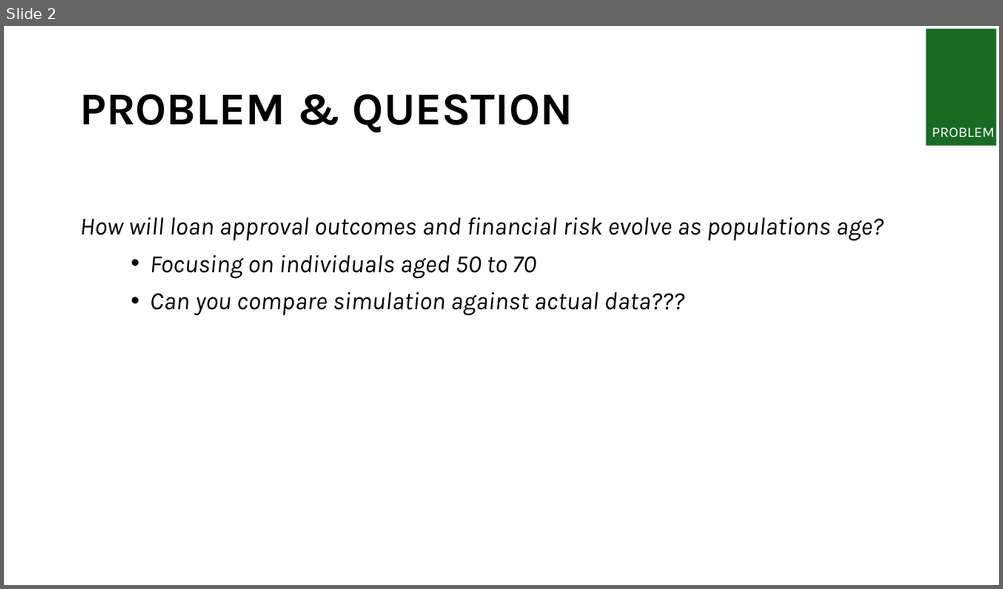
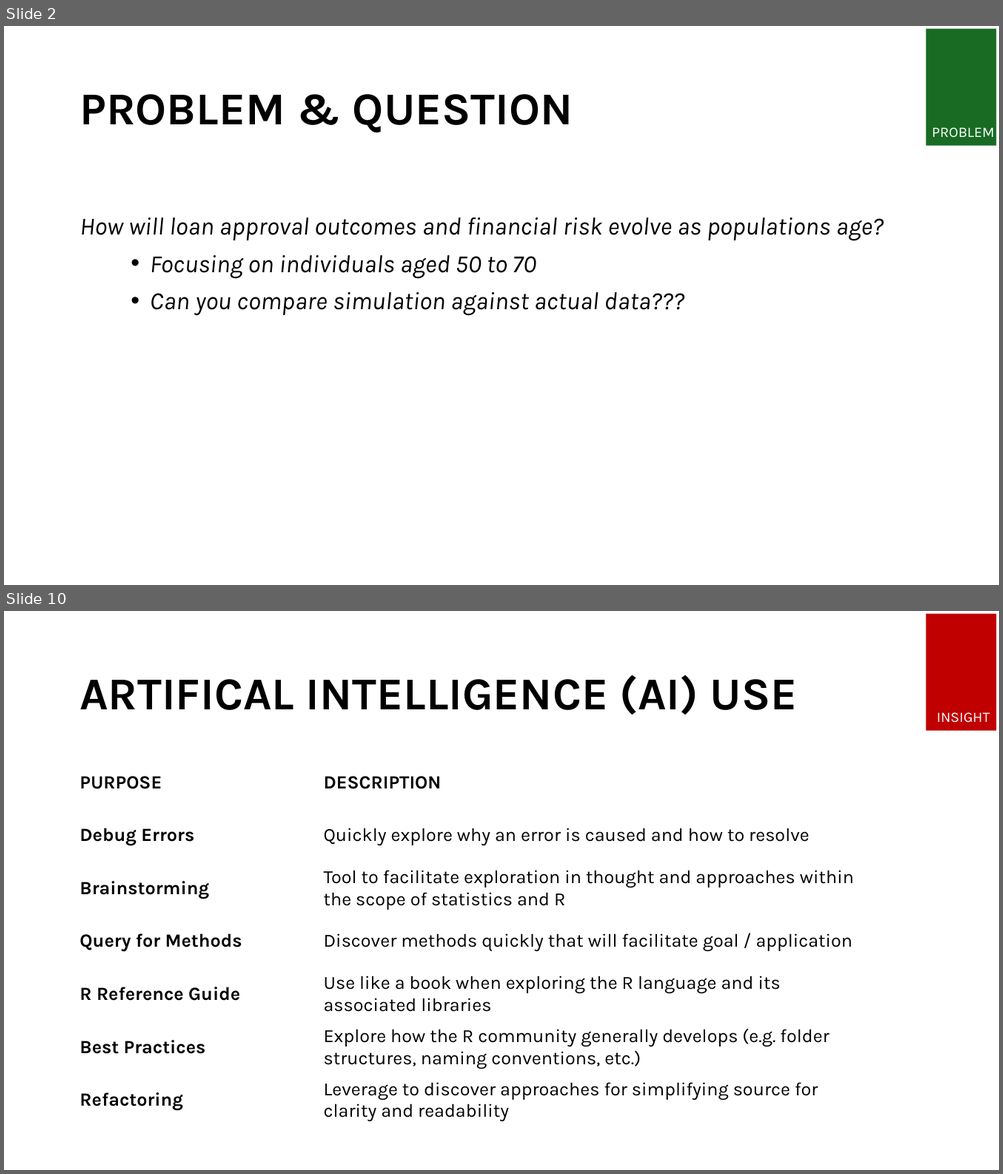
Before and after one commit to ijoshdavis/KSU-STAT-7100_MCSP, a slide deck: deliverables/Week 8 - Presentation.pptx. Shown one above the other, each under a label of ours: slide 2 before the commit, slides 2 and 10 after it; the slides between them are not shown. The pictures are 1003x589 and 1003x1174 pixels, drawn with LibreOffice and Linux fonts; fonts in the diff are those of the drawing. Boxes give left, top, right and bottom in pixels: in the first picture for what was removed or moved away, otherwise in the second. Text is boxed around its words. In the diff, an @@ line names an element or a change of style, - is before the commit and + after.

```diff
--- a/deliverables/Week 8 - Presentation.pptx
+++ b/deliverables/Week 8 - Presentation.pptx
@@ slide 10 added at box(4, 611, 999, 1170), background #FFFFFF @@
@@ rectangle added at box(925, 614, 996, 731), fill #C00000 @@
@@ title added at box(79, 675, 797, 715), 44 pt, text #000000, bold @@
+ARTIFICAL INTELLIGENCE (AI) USE
@@ text added at box(936, 712, 990, 723), 14 pt, text #FFFFFF @@
+INSIGHT
@@ table added at box(73, 756, 882, 1128), 7 rows, 2 columns @@
+PURPOSE | DESCRIPTION
+Debug Errors | Quickly explore why an error is caused and how to resolve
+Brainstorming | Tool to facilitate exploration in thought and approaches within the scope of statistics and R
+Query for Methods | Discover methods quickly that will facilitate goal / application
+R Reference Guide | Use like a book when exploring the R language and its associated libraries
+Best Practices | Explore how the R community generally develops (e.g. folder structures, naming conventions, etc.)
+Refactoring | Leverage to discover approaches for simplifying source for clarity and readability
```
Also in this commit, not shown: 5 slides changed, 5 other slides added, 21 other files.
